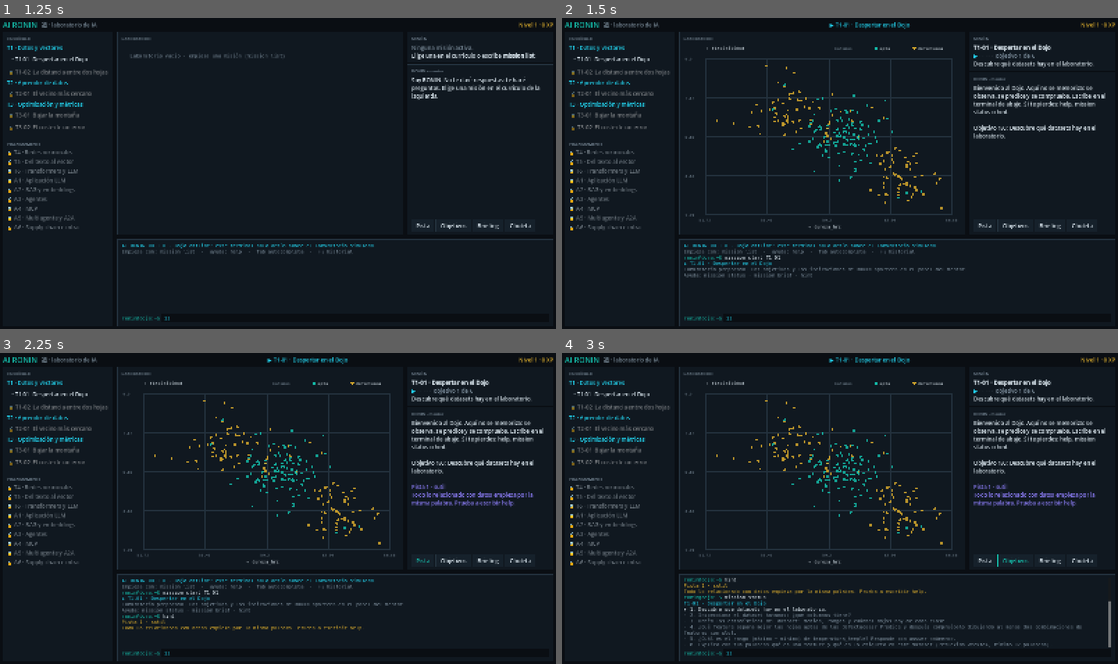
Above: before the commit, frames 1-4 (two rows, left to right).
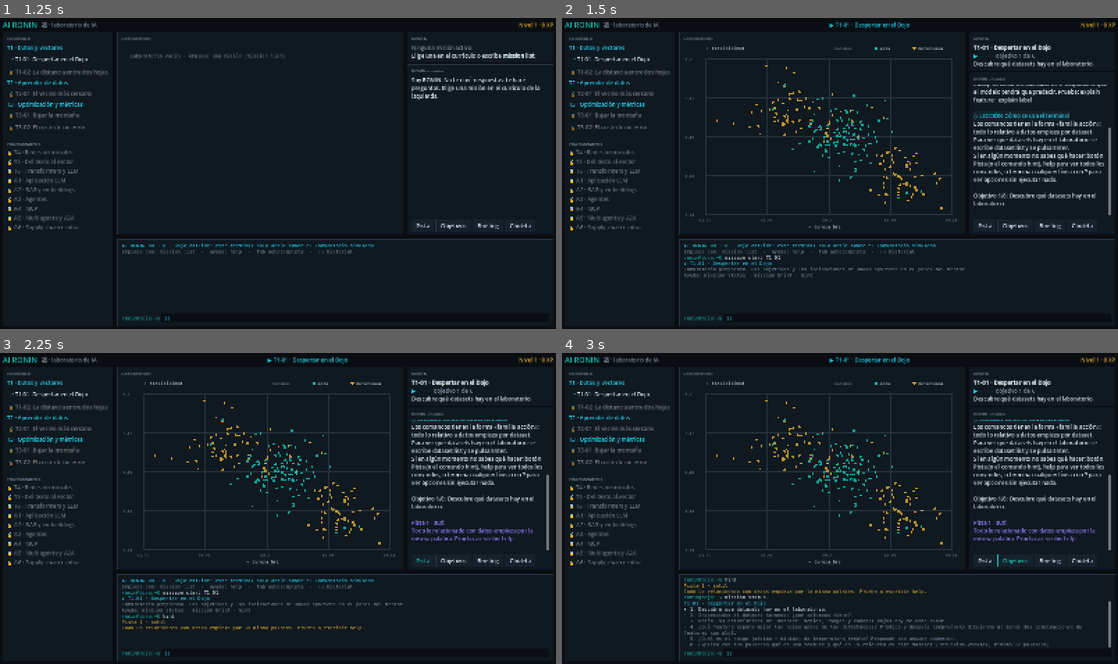
Above: after the commit, the same moments.

Repository: Kanarath/ai-ronin
Game: Godot game, scene res://ui/hub/hub_screen.tscn
Same seed, same stepped clock (60 frames per second), same inputs: the game is played once before the commit and once after it.
Inputs (mouse positions are in pixels of both pictures, inside the frame that each line leads up to):
- Up to frame 1 (1.25 s): click (355, 319) at 0.52 s; type "12" at 0.6 s
- Up to frame 2 (1.5 s): click "· T1-01 Despertar en el Dojo" at 1.25 s
- Up to frame 3 (2.25 s): click "Pista" at 2 s
- Up to frame 4 (3 s): click "Objetivos" at 2.75 s

Frame 1 is identical in both runs. In frame 2, 3.8% of the frame differs, in the area x 74-99%, y 21-64%; in frame 3, 4.0%; in frame 4, 4.0%.

Commit message:
lecciones del mentor: primero se enseña, después se pide
- Objetivos con campo teach: RONIN muestra la lección (concepto + comando) antes del reto
- Tarjetas de teoría al empezar la misión y por objetivo (unlock_on)
- Sin lecciones en la prueba de dominio
- 20 lecciones para T1-01…T3-02, más detalladas al principio y decrecientes
- tools/insert_lessons.gd para añadir lecciones sin reformatear las misiones
- 73 tests

Co-Authored-By: Claude Opus 5.5 <noreply@anthropic.com>

Diff:
--- a/game/content/missions/T1-01.json
+++ b/game/content/missions/T1-01.json
@@ -31,6 +31,7 @@
     {
       "id": "o1",
       "text": "Descubre qué datasets hay en el laboratorio.",
+      "teach": "Cómo se usa el terminal\nLos comandos tienen la forma «familia acción»: todo lo relativo a datos empieza por dataset. Para ver qué datasets hay en el laboratorio se escribe dataset list y se pulsa Enter.\nSi en algún momento no sabes qué hacer: botón Pista (o el comando hint), help para ver todos los comandos, o termina cualquier línea con ? para ver opciones sin ejecutar nada.",
       "validator": { "type": "event", "event": "dataset.listed" },
       "hints": [
         "Todo lo relacionado con datos empieza por la misma palabra. Prueba a escribir help.",
@@ -41,6 +42,7 @@
     {
       "id": "o2",
       "text": "Inspecciona el dataset katanas: ¿qué columnas tiene?",
+      "teach": "Ejemplos y columnas\nUn dataset es una tabla. Cada FILA es un ejemplo (aquí, una katana concreta). Cada COLUMNA es una medida de ese ejemplo. Para ver las primeras filas: dataset inspect <nombre>, por ejemplo dataset inspect katanas. Fíjate en el nombre de cada columna.",
       "validator": { "type": "event", "event": "dataset.inspected", "where": { "dataset": "katanas" } },
       "hints": [
         "Hay un subcomando de dataset para mirar dentro. Termina la línea con ? para ver opciones: dataset ?",
@@ -52,6 +54,7 @@
     {
       "id": "o3",
       "text": "Obtén las estadísticas del dataset: medias, rangos y cuántas hojas hay de cada clase.",
+      "teach": "Resumir 240 filas\nCon muchos ejemplos no puedes mirarlos uno a uno: se resumen con estadísticas descriptivas. MEDIA: el valor típico. DESVIACIÓN TÍPICA: cuánto se alejan los valores de la media (pequeña = todos parecidos). MÍNIMO, MÁXIMO y RANGO (máx − mín): entre qué valores se mueve cada columna. También verás cuántas hojas hay de cada clase. Comando: dataset stats <nombre>.",
       "validator": { "type": "event", "event": "dataset.stats", "where": { "dataset": "katanas" } },
       "hints": [
         "¿Qué palabra en inglés significa «estadísticas»?",
@@ -62,6 +65,7 @@
     {
       "id": "o4",
       "text": "¿Qué feature separa mejor las hojas aptas de las defectuosas? Predice y después compruébalo dibujando al menos dos combinaciones de features con plot.",
+      "teach": "¿Qué feature ayuda a distinguir?\nUna feature es útil para clasificar si toma valores DISTINTOS en cada clase. El gráfico de dispersión pone una feature en el eje horizontal, otra en el vertical, y colorea cada katana según su clase. Si los colores forman grupos separados, esas features ayudan; si están mezclados, no. Comando: plot katanas --x <feature> --y <feature>.\nAntes de dibujar, elige tu predicción con los botones de abajo (o hipotesis <feature>).",
       "prediction": {
         "prompt": "¿Qué feature crees que es MENOS útil para distinguir aptas de defectuosas?",
         "options": ["dureza_hrc", "flexibilidad", "temperatura_temple"]
@@ -77,6 +81,7 @@
     {
       "id": "o5",
       "text": "¿Cuál es el rango (máximo − mínimo) de temperatura_temple? Responde con answer <número>.",
+      "teach": "Escalas\nCada feature se mide en su propia unidad: la dureza en HRC, la flexibilidad de 0 a 10, la temperatura en grados. El rango te dice en qué escala se mueven sus números. Lo tienes en la tabla de dataset stats. Para responder a una pregunta numérica: answer <número>, por ejemplo answer 42.",
       "validator": { "type": "answer", "expected": 119, "tolerance": 0.5 },
       "wrong_answer": "No. El rango es máximo menos mínimo de esa columna. Lo tienes en dataset stats.",
       "hints": [
@@ -88,6 +93,7 @@
     {
       "id": "o6",
       "text": "Explica con tus palabras qué es una feature y qué es la etiqueta en este dataset (reflexion <texto>, mínimo 12 palabras).",
+      "teach": "Explicar para entender\nEscribir con tus palabras obliga a ordenar las ideas, y es la mejor comprobación de que lo has entendido. Tus reflexiones se guardan y las revisaremos juntos. Comando: reflexion <tu texto>.",
       "validator": { "type": "reflection", "min_words": 12 },
       "hints": [
         "Piensa en qué mediría un inspector y qué decidiría al final.",
--- a/game/content/missions/T1-02.json
+++ b/game/content/missions/T1-02.json
@@ -36,6 +36,7 @@
     {
       "id": "o1",
       "text": "Mide la distancia entre hoja-001 y hoja-002 en el dataset original.",
+      "teach": "Parecido = cerca\nSi cada katana es un punto con 3 coordenadas (dureza, flexibilidad, temperatura), dos katanas parecidas son dos puntos cercanos. La DISTANCIA EUCLÍDEA es la longitud de la recta que los une: se restan las coordenadas una a una, se elevan al cuadrado, se suman y se hace la raíz cuadrada.\nEl comando distance <dataset> <id_a> <id_b> la calcula y además enseña cuánto aporta cada feature a la suma (columna «peso»).",
       "prediction": {
         "prompt": "¿Qué feature crees que aportará MÁS a la distancia entre esas dos hojas?",
         "options": ["dureza_hrc", "flexibilidad", "temperatura_temple"]
@@ -51,6 +52,7 @@
     {
       "id": "o2",
       "text": "¿Qué porcentaje de la distancia al cuadrado aporta temperatura_temple entre esas dos hojas? (answer <número>)",
+      "teach": "Leer el desglose\nEn la salida de distance, la columna «diferencia²» es lo que aporta cada feature a la suma antes de la raíz, y «peso» es ese aporte en porcentaje del total.",
       "validator": { "type": "answer", "expected": 99.8, "tolerance": 0.15 },
       "wrong_answer": "No. Busca la columna «peso» en la salida de distance.",
       "hints": [
@@ -62,6 +64,7 @@
     {
       "id": "o3",
       "text": "Crea una versión normalizada del dataset con min-max.",
+      "teach": "Normalizar\nNormalizar es poner todas las features en una escala comparable para que ninguna domine solo por su unidad de medida. MIN-MAX transforma cada valor así: (valor − mínimo) / (máximo − mínimo). El mínimo pasa a ser 0, el máximo 1 y todo lo demás queda entre medias.\nComando: dataset normalize <dataset> --method minmax. Crea un dataset NUEVO (katanas_minmax); el original no se toca.",
       "validator": { "type": "event", "event": "dataset.normalized", "where": { "source": "katanas", "method": "minmax" } },
       "hints": [
         "Es un subcomando de dataset. Míralo con: help dataset",
@@ -73,6 +76,7 @@
     {
       "id": "o4",
       "text": "Vuelve a medir la distancia entre hoja-001 y hoja-002, ahora en el dataset normalizado.",
+      "teach": "Misma medida, nueva escala\nLas distancias se pueden medir en cualquier dataset del laboratorio. Usa el normalizado y compara el desglose con el de antes.",
       "prediction": {
         "prompt": "Tras normalizar, ¿la temperatura seguirá aportando más de la mitad de la distancia?",
         "options": ["sí", "no"]
--- a/game/content/missions/T2-01.json
+++ b/game/content/missions/T2-01.json
@@ -37,6 +37,7 @@
     {
       "id": "o1",
       "text": "Normaliza katanas con min-max, crea un modelo k-NN con k=1 y entrénalo con el dataset normalizado completo.",
+      "teach": "k vecinos más cercanos (k-NN)\nPara clasificar una hoja, k-NN busca las k hojas conocidas más cercanas (menor distancia) y hace que voten: gana la clase más repetida. Con k=1 decide solo el vecino más cercano.\n«Entrenar» un k-NN es simplemente guardar los ejemplos. Comandos: model create <nombre> --k <número> crea el modelo; model train <nombre> <dataset> lo entrena. Como mide distancias, entrénalo con datos normalizados (ya sabes por qué).",
       "validator": { "type": "event", "event": "model.trained", "where": { "k": 1, "normalized": true } },
       "hints": [
         "Tres pasos: normalizar, crear y entrenar. Los comandos de modelos empiezan por model.",
@@ -48,6 +49,7 @@
     {
       "id": "o2",
       "text": "Evalúa el modelo con el mismo dataset con el que lo entrenaste.",
+      "teach": "Evaluar un modelo\nEvaluar es pedir al modelo que prediga ejemplos cuya respuesta real conoces y contar cuántas acierta. ACCURACY = aciertos / total. Comando: model evaluate <modelo> <dataset>. También verás la matriz de confusión: filas = clase real, columnas = clase predicha.",
       "prediction": {
         "prompt": "¿Qué accuracy crees que sacará evaluado con sus propios datos de entrenamiento?",
         "options": ["50%", "75%", "90%", "100%"]
@@ -62,6 +64,7 @@
     {
       "id": "o3",
       "text": "¿Por qué ha salido exactamente 100 %? Compruébalo: predice una hoja cualquiera del dataset de entrenamiento y mira la distancia de su primer vecino. ¿Cuál es? (answer <número>)",
+      "teach": "Mirar dentro de una predicción\nmodel predict <modelo> <dataset> <id> muestra los vecinos que han votado por una hoja concreta y a qué distancia están. Es la mejor forma de entender POR QUÉ el modelo decide lo que decide.",
       "validator": { "type": "answer", "expected": 0, "tolerance": 0.0001 },
       "wrong_answer": "Mira la tabla de vecinos de model predict: columna distancia del vecino nº 1.",
       "hints": [
@@ -73,6 +76,7 @@
     {
       "id": "o4",
       "text": "Haz una evaluación honesta: separa train/test (test 0.3, seed 42), normaliza con min-max aprendiendo los parámetros SOLO del train, entrena un k-NN con k=1 en el train normalizado y evalúalo en el test normalizado.",
+      "teach": "Evaluación honesta: train y test\nLa pregunta real es cómo funcionará con hojas NUEVAS. Para estimarlo se aparta ANTES un conjunto de test que el modelo nunca ve: dataset split <dataset> --test 0.3 --seed 42 crea <dataset>_train (70 %) y <dataset>_test (30 %).\nOjo: la normalización también «aprende» algo (los mínimos y máximos). Esos parámetros deben salir SOLO del train y aplicarse igual al test, como se haría con una hoja nueva en producción: dataset normalize <test> --fit <train>.",
       "validator": {
         "type": "sequence",
         "steps": [
@@ -115,6 +119,7 @@
     {
       "id": "o5",
       "text": "Compara la accuracy de train y test para varios valores de k con model sweep, usando tus datasets de train y test normalizados.",
+      "teach": "Elegir k\nk lo eliges tú: es un HIPERPARÁMETRO. model sweep --train <train> --test <test> entrena un modelo para varios valores de k y muestra la accuracy en train y en test. Si la de train es mucho mayor que la de test, el modelo está memorizando (overfitting).",
       "prediction": {
         "prompt": "¿Qué valor de k crees que generalizará MEJOR (más accuracy en test)?",
         "options": ["1", "3", "9", "31"]
--- a/game/content/missions/T3-01.json
+++ b/game/content/missions/T3-01.json
@@ -46,6 +46,7 @@
     {
       "id": "o2",
       "text": "Crea un regresor con learning rate 0.001 y entrénalo 100 épocas sobre temple (x = minutos_enfriado, y = dureza_hrc).",
+      "teach": "Aprender = bajar el error\nUna regresión lineal predice un número con una recta: dureza = w · minutos + b. Entrenar es buscar los w y b con los que la recta se ajusta mejor a los puntos. El error se mide con el MSE: la media de (predicción − real)².\nEl DESCENSO POR GRADIENTE empieza en w=0, b=0 y repite: calcula hacia dónde sube el error (el gradiente) y da un paso en sentido contrario. El tamaño del paso es el LEARNING RATE (lr). Cada repetición sobre todos los datos es una ÉPOCA.\nComandos: regress create <nombre> --lr <número> · regress train <nombre> <dataset> --x <entrada> --y <objetivo> --epochs <n>.",
       "prediction": {
         "prompt": "¿Crees que en 100 épocas la pérdida (MSE) bajará de 10?",
         "options": ["sí", "no"]
@@ -109,6 +110,7 @@
     {
       "id": "o6",
       "text": "Normaliza SOLO la feature minutos_enfriado con z-score y entrena un regresor nuevo con lr 0.5 y como mucho 20 épocas sobre el dataset normalizado.",
+      "teach": "Normalizar solo la entrada\nAquí queremos seguir prediciendo la dureza en HRC, así que solo normalizamos la entrada (minutos). Z-SCORE transforma así: (valor − media) / desviación típica, y deja la feature centrada en 0 con dispersión 1. La opción --only elige qué features se transforman.",
       "prediction": {
         "prompt": "Con x normalizada y lr 0.5, ¿cuántas épocas crees que necesitará para converger?",
         "options": ["menos de 10", "unas 100", "más de 500"]
--- a/game/content/missions/T3-02.json
+++ b/game/content/missions/T3-02.json
@@ -54,6 +54,7 @@
     {
       "id": "o2",
       "text": "Calcula precision y recall en el test con «defectuosa» como clase positiva.",
+      "teach": "Separar los dos errores\nCon dos clases hay dos maneras de equivocarse. Si «defectuosa» es la clase positiva (la que queremos detectar): un FALSO NEGATIVO es una defectuosa que el modelo da por apta (se vende); un FALSO POSITIVO es una apta que el modelo marca como defectuosa (se desecha).\nPRECISION = de las que marqué como defectuosas, cuántas lo eran. RECALL = de las defectuosas reales, cuántas encontré. Comando: metrics <modelo> <dataset> --positive defectuosa.",
       "validator": { "type": "event", "event": "metrics.computed", "where": { "positive": "defectuosa", "overlap": 0 } },
       "diagnostics": [
         {
@@ -82,6 +83,7 @@
     {
       "id": "o4",
       "text": "Repite las métricas bajando el umbral a 0.3.",
+      "teach": "El umbral\nCon k=9, cada hoja recibe una puntuación: la fracción de sus 9 vecinos que son defectuosos (de 0 a 1). Por defecto se marca como defectuosa si la puntuación es ≥ 0,5, pero ese umbral lo puedes mover con --threshold.",
       "prediction": {
         "prompt": "Si bajas el umbral (marcas como defectuosa con menos votos), ¿qué crees que pasará?",
         "options": ["sube recall y baja precision", "suben los dos", "baja recall y sube precision"]
@@ -96,6 +98,7 @@
     {
       "id": "o5",
       "text": "Obtén la curva precision-recall para todos los umbrales posibles. ¿Cuál es el umbral MÁS ALTO que consigue recall 1.0 (ninguna defectuosa vendida)? (answer <número>, 3 decimales)",
+      "teach": "Todos los umbrales a la vez\nmetrics curve <modelo> <dataset> --positive defectuosa calcula precision y recall para cada umbral posible (con k=9: 1/9, 2/9… 9/9).",
       "validator": { "type": "all", "of": [
         { "type": "event", "event": "metrics.curve", "where": { "positive": "defectuosa", "overlap": 0 } },
         { "type": "answer", "expected": 0.222, "tolerance": 0.005 }
--- a/game/core/missions/mission_runner.gd
+++ b/game/core/missions/mission_runner.gd
@@ -47,6 +47,10 @@
 	_last_seq = start_seq
 	_active_since = start_seq
 	mentor_message.emit(mission.get("mentor_intro", "Empecemos."), "info")
+	# Teoría general de la misión (tarjetas sin «unlock_on»): se muestra al empezar.
+	for card: Dictionary in mission.get("theory_cards", []):
+		if not card.has("unlock_on") or card["unlock_on"] == "start":
+			mentor_message.emit("%s\n%s" % [card["title"], card["body"]], "lesson")
 	_announce_current()
 	state_changed.emit()
 
@@ -222,6 +226,14 @@
 	if obj.is_empty():
 		return
 	var label := "Prueba de dominio · " if phase == "trial" else ""
+	# Primero se enseña, después se pide: la lección del objetivo va antes del reto.
+	# En la prueba de dominio no hay lecciones (se trata de demostrar sin ayuda).
+	if phase == "main":
+		for card: Dictionary in mission.get("theory_cards", []):
+			if card.get("unlock_on", "") == "objective:" + str(obj["id"]):
+				mentor_message.emit("%s\n%s" % [card["title"], card["body"]], "lesson")
+		if obj.has("teach"):
+			mentor_message.emit(obj["teach"], "lesson")
 	mentor_message.emit("%sObjetivo %d/%d: %s" % [label, index + 1, objectives.size(), obj["text"]], "info")
 	if obj.has("prediction"):
 		var p: Dictionary = obj["prediction"]
--- a/game/tests/unit/core/test_missions.gd
+++ b/game/tests/unit/core/test_missions.gd
@@ -82,6 +82,29 @@
 	assert_eq(game.progress.competency_state("T1.explorar-datos"), "dominada")
 	assert_eq(game.mission_status("T1-01"), "dominada")
 	assert_eq(game.progress.data["reflections"].size(), 1)
+
+
+func test_la_leccion_llega_antes_que_el_objetivo() -> void:
+	game.start_mission("T1-01")
+	var lesson_at := -1
+	var objective_at := -1
+	for i in mentor.size():
+		if mentor[i]["kind"] == "lesson" and mentor[i]["text"].contains("Cómo se usa el terminal"):
+			lesson_at = i
+		if mentor[i]["text"].begins_with("Objetivo 1/"):
+			objective_at = i
+	assert_true(lesson_at != -1, "hay lección para el primer objetivo")
+	assert_true(lesson_at < objective_at, "primero se enseña, después se pide")
+
+
+func test_sin_lecciones_en_la_prueba_de_dominio() -> void:
+	game.start_mission("T1-01")
+	run(["dataset list", "dataset inspect katanas", "dataset stats katanas", "hipotesis temperatura_temple", "plot katanas", "plot katanas --x temperatura_temple", "answer 119"])
+	mentor.clear()
+	run(["reflexion una feature es lo que se mide y la etiqueta es la calidad de cada hoja"])
+	assert_eq(game.runner.phase, "trial")
+	for m in mentor:
+		assert_ne(m["kind"], "lesson")
 
 
 func test_hipotesis_obligatoria_antes_de_ejecutar() -> void:
--- /dev/null
+++ b/game/tools/insert_lessons.gd
@@ -0,0 +1,28 @@
+extends SceneTree
+## Herramienta de autoría: inserta lecciones ("teach") en los objetivos de las misiones
+## a partir de un JSON [[mision, objetivo, texto], ...], conservando el formato del fichero.
+## Uso: godot --headless --path game -s res://tools/insert_lessons.gd -- res://tools/<lecciones>.json
+
+
+func _initialize() -> void:
+	var src := OS.get_cmdline_user_args()[0]
+	var lessons: Array = JSON.parse_string(FileAccess.get_file_as_string(src))
+	for l: Array in lessons:
+		var path := "res://content/missions/%s.json" % l[0]
+		var text := FileAccess.get_file_as_string(path)
+		var rx := RegEx.create_from_string("(\"id\": \"%s\",\\r?\\n(\\s+)\"text\": \".*?\",)(\\r?\\n\\s+\"teach\")?" % l[1])
+		var m := rx.search(text)
+		if m == null:
+			print("NO ENCONTRADO: %s %s" % [l[0], l[1]])
+			continue
+		if not m.get_string(3).is_empty():
+			print("ya tiene lección: %s %s" % [l[0], l[1]])
+			continue
+		var teach := JSON.stringify(String(l[2]))  # escapa comillas y saltos de línea
+		var insert := m.get_string(1) + "\n" + m.get_string(2) + "\"teach\": " + teach + ","
+		text = text.substr(0, m.get_start()) + insert + text.substr(m.get_end(1))
+		var f := FileAccess.open(path, FileAccess.WRITE)
+		f.store_string(text)
+		f.close()
+		print("ok %s %s" % [l[0], l[1]])
+	quit(0)
--- a/game/ui/hub/hub_screen.gd
+++ b/game/ui/hub/hub_screen.gd
@@ -18,6 +18,7 @@
 	"warn": RoninPalette.GOLD,
 	"hint": RoninPalette.VIOLET,
 	"debrief": RoninPalette.TEXT,
+	"lesson": RoninPalette.TEXT,
 }
 
 var game: DojoGame
@@ -313,6 +314,16 @@
 
 func _on_mentor(text: String, kind: String) -> void:
 	var col: Color = MENTOR_COLORS.get(kind, RoninPalette.TEXT)
+	if kind == "lesson":
+		# Lección: primera línea como título destacado, el resto como cuerpo.
+		var parts := text.split("\n", true, 1)
+		var body := _esc(parts[1]) if parts.size() > 1 else ""
+		var head := _esc(parts[0]) if parts.size() > 1 else ""
+		if head.is_empty():
+			body = _esc(text)
+		_mentor_log.append_text("[bgcolor=%s][color=%s]◇ LECCIÓN %s[/color][/bgcolor]\n%s\n\n" % [_hex(RoninPalette.PANEL_ALT), _hex(RoninPalette.CYAN), head, body])
+		_refresh_mission()
+		return
 	var prefix := "◆ " if kind == "debrief" else ""
 	_mentor_log.append_text("[color=%s]%s%s[/color]\n\n" % [_hex(col), prefix, _esc(text)])
 	_refresh_mission()
Not shown, added: game/tools/insert_lessons.gd.uid
